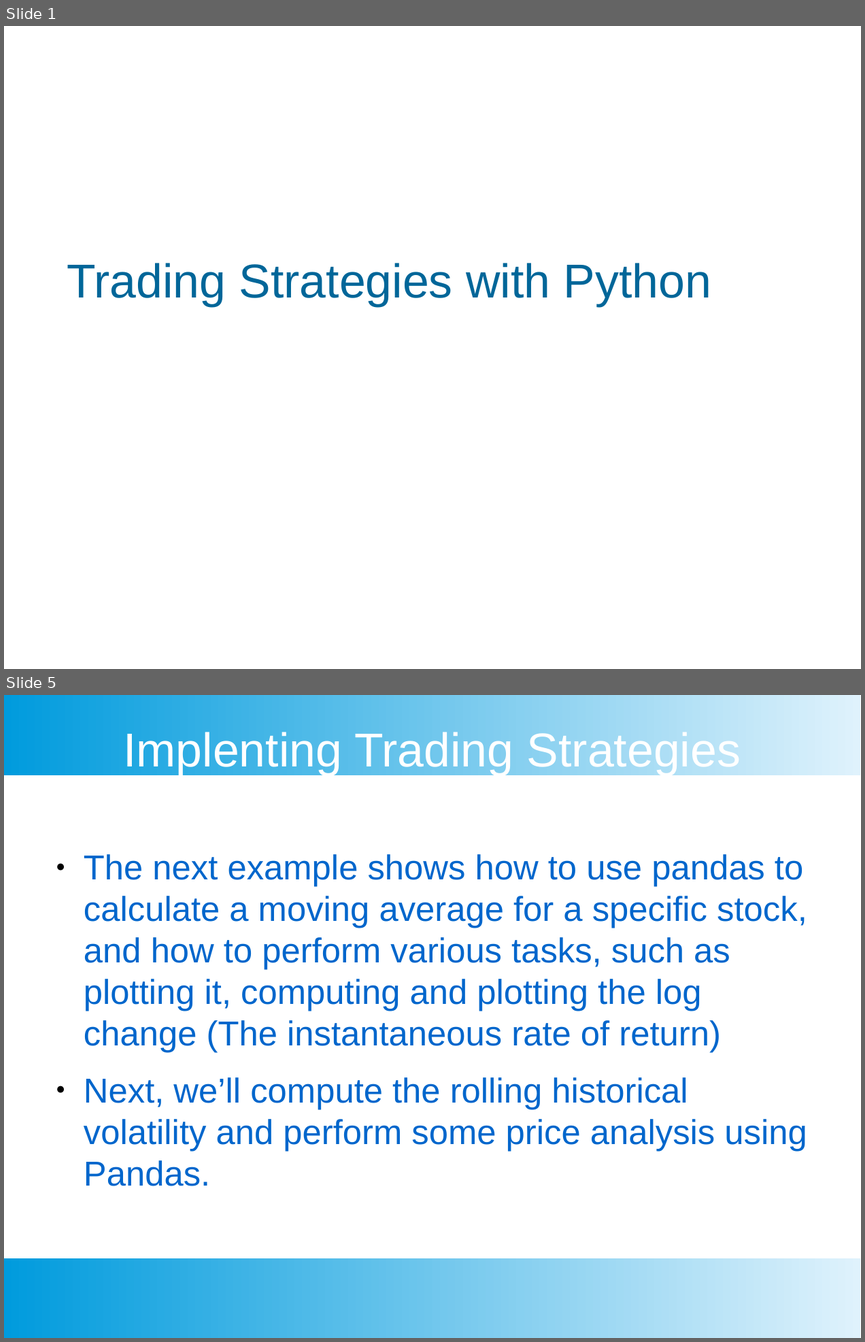
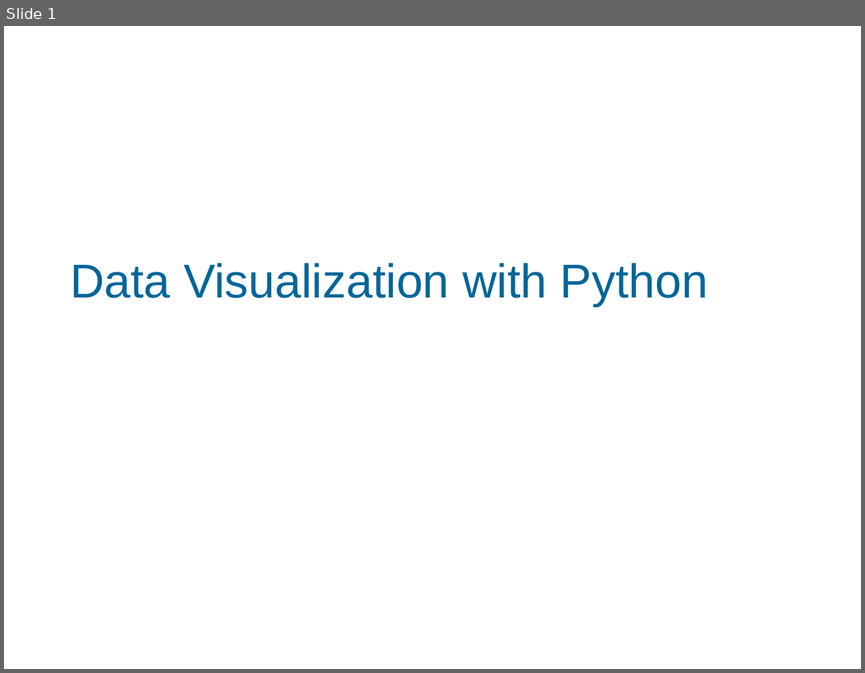
Before and after one commit to chankeypathak/CitiDataScience, a slide deck: marketanalyst/docs/Module 4.pptx. Shown one above the other, each under a label of ours: slides 1 and 5 before the commit, slide 1 after it; the slides between them are not shown. The pictures are 865x1342 and 865x673 pixels, drawn with LibreOffice and Linux fonts; fonts in the diff are those of the drawing; background and template pictures are left out. Boxes give left, top, right and bottom in pixels: in the first picture for what was removed or moved away, otherwise in the second. Text is boxed around its words. In the diff, an @@ line names an element or a change of style, - is before the commit and + after.

Commit message:
Added More modules to the market analysis course

```diff
--- a/marketanalyst/docs/Module 4.pptx
+++ b/marketanalyst/docs/Module 4.pptx
@@ slide 5 removed at [4, 695, 861, 1338], background #FFFFFF @@
@@ rectangle removed at [4, 695, 861, 775] @@
@@ text removed at [123, 732, 740, 775] @@
-Implenting Trading Strategies
@@ text removed at [84, 854, 807, 1186] @@
-● The next example shows how to use pandas to calculate a moving average for a specific stock, and how to perform various tasks, such as plotting it, computing and plotting the log change (The instantaneous rate of return)
-● Next, we’ll compute the rolling historical volatility and perform some price analysis using Pandas.
@@ rectangle removed at [4, 1258, 861, 1338] @@
@@ slide 1 changed as well @@
@@ text at [70, 263, 708, 306]: text changed @@
-Trading Strategies with Python
+Data Visualization with Python
```
Also in this commit, not shown: 6 other slides changed, 19 slides added, 16 other slides removed, 31 other files.
